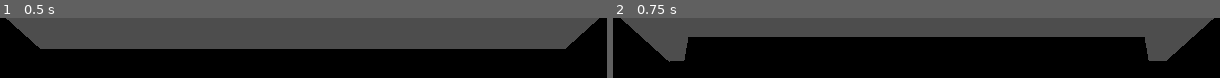
Above: before the commit, frames 1-2 (left to right).
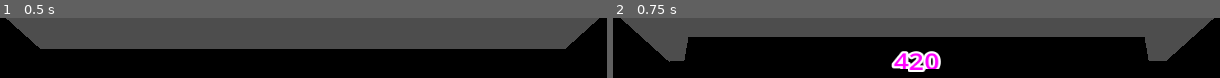
Above: after the commit, the same moments.

Repository: YamatoDev/L-Week-Project-2025
Game: Godot game, scene res://room.tscn
The game is run twice, just before and just after one commit, with the same random seed, the same clock (stepped at 60 frames per second) and the same inputs.
Inputs (mouse positions are in pixels of both pictures, inside the frame that each line leads up to):
- Up to frame 1 (0.5 s): no input
- Up to frame 2 (0.75 s): tap Enter at 0.5 s; move the mouse to (outside the picture) at 0.52 s; hold Tab (change_cam) from 0.53 s (still down); click (outside the picture) at 0.67 s

Frame 1 is identical in both runs. In frame 2, 2.3% of the frame differs, in the area x 45-55%, y 55-90%.

Commit message:
Added Code Logic
Use var game_id as an identifier of each game.

Diff:
--- a/room.tscn
+++ b/room.tscn
@@ -8,6 +8,7 @@
 [ext_resource type="Script" uid="uid://dejf5p8ojl8y2" path="res://scripts/button.gd" id="4_v5vuv"]
 [ext_resource type="Resource" uid="uid://cd8qqufriyivj" path="res://placeholders/monster_data/bakushin.tres" id="5_xorjj"]
 [ext_resource type="Resource" uid="uid://24o66tjeg7be" path="res://placeholders/monster_data/suzuka.tres" id="6_xwbdb"]
+[ext_resource type="Script" uid="uid://b4u4d0lwaor02" path="res://scripts/code_manager.gd" id="9_42v8c"]
 
 [sub_resource type="StandardMaterial3D" id="StandardMaterial3D_88gup"]
 albedo_color = Color(1, 0, 1, 1)
@@ -140,3 +141,12 @@
 [node name="Back" type="CSGBox3D" parent="CSGCombiner3D/Seat"]
 transform = Transform3D(1, 0, 0, 0, 1, 0, 0, 0, 1, 0.332456, 0.865683, 0.00253296)
 size = Vector3(0.144104, 0.847656, 0.559631)
+
+[node name="CodeManager" type="Node" parent="."]
+script = ExtResource("9_42v8c")
+
+[node name="code" type="Label3D" parent="CodeManager"]
+transform = Transform3D(-4.37114e-08, 0, 1, 0, 1, 0, -1, 0, -4.37114e-08, -1.17679, 2.58698, 0)
+modulate = Color(1, 0, 1, 1)
+outline_modulate = Color(1, 1, 1, 1)
+text = "CODE"
--- /dev/null
+++ b/scripts/code_manager.gd
@@ -0,0 +1,21 @@
+extends Node
+
+#unique identifier for each game
+var game_id
+
+#codes here
+var code_array = [123, 456, 789, 691, 420, 360] #placeholders - replace with real codes
+var num
+
+@onready var code_label = $code
+
+#finds a random code for each start of the game and assigns it to GAME_ID
+func _init() -> void:
+	num = randi_range(0, (code_array.size() - 1))
+	game_id = code_array[num]
+
+func _ready() -> void:
+	display_code()
+
+func display_code():
+	code_label.text = str(game_id)
Not shown: 1 places in room.tscn that only renumber resources
Not shown, added: scripts/code_manager.gd.uid
